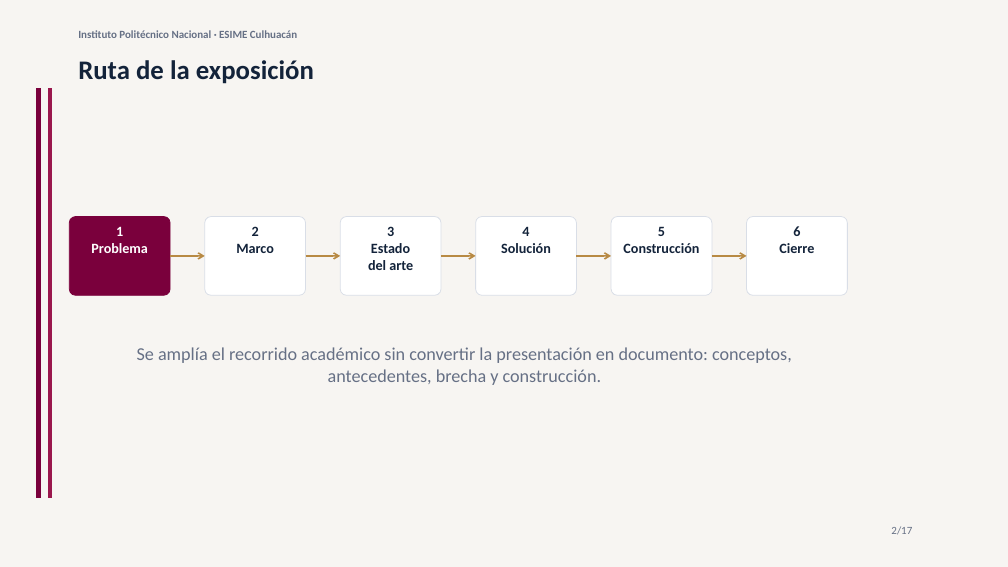
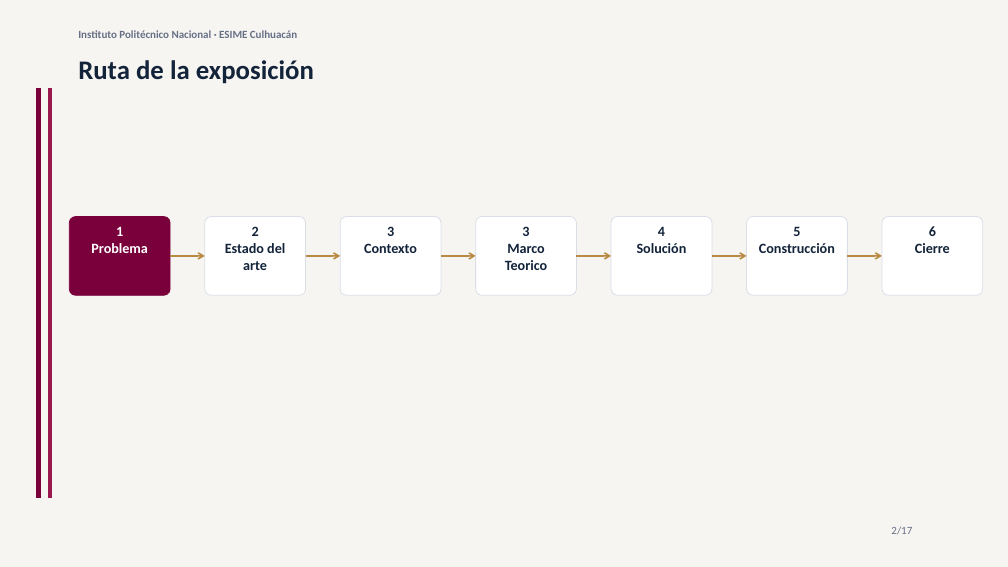
Before and after one commit to antoniotorresxd/ia-spice, a slide deck: slide 2 of tesina/slides/presentacion_tesina_ipn_20min.pptx. Drawn at 1008x567 pixels with LibreOffice and Linux fonts; fonts in the diff are those of the drawing. Boxes give left, top, right and bottom in pixels: in the first picture for what was removed or moved away, otherwise in the second. Text is boxed around its words. In the diff, an @@ line names an element or a change of style, - is before the commit and + after.

```diff
--- a/tesina/slides/presentacion_tesina_ipn_20min.pptx
+++ b/tesina/slides/presentacion_tesina_ipn_20min.pptx
@@ rounded rectangle added at (476, 216, 576, 295), fill #FFFFFF, outline #D9DEE7 0.75 pt, 13.5 pt, text #13233A, bold @@
+3
+Marco Teorico
@@ 3 rounded rectangles: place and size @@
-3 rounded rectangles at (476, 216, 848, 295)
+3 rounded rectangles at (611, 216, 983, 295)
@@ text in rounded rectangle at (225, 243, 285, 270): text changed @@
-Marco
+Estado del arte
@@ text in rounded rectangle at (364, 243, 417, 253): text changed @@
-Estado
-del arte
+Contexto
@@ arrow added from (848, 256) to (882, 256), #B88A44 1.5 pt @@
@@ text removed at (137, 347, 792, 385) @@
-Se amplía el recorrido académico sin convertir la presentación en documento: conceptos, antecedentes, brecha y construcción.
```
Also in this commit, not shown: 9 other slides changed, 2 slides added, 14 other files.
